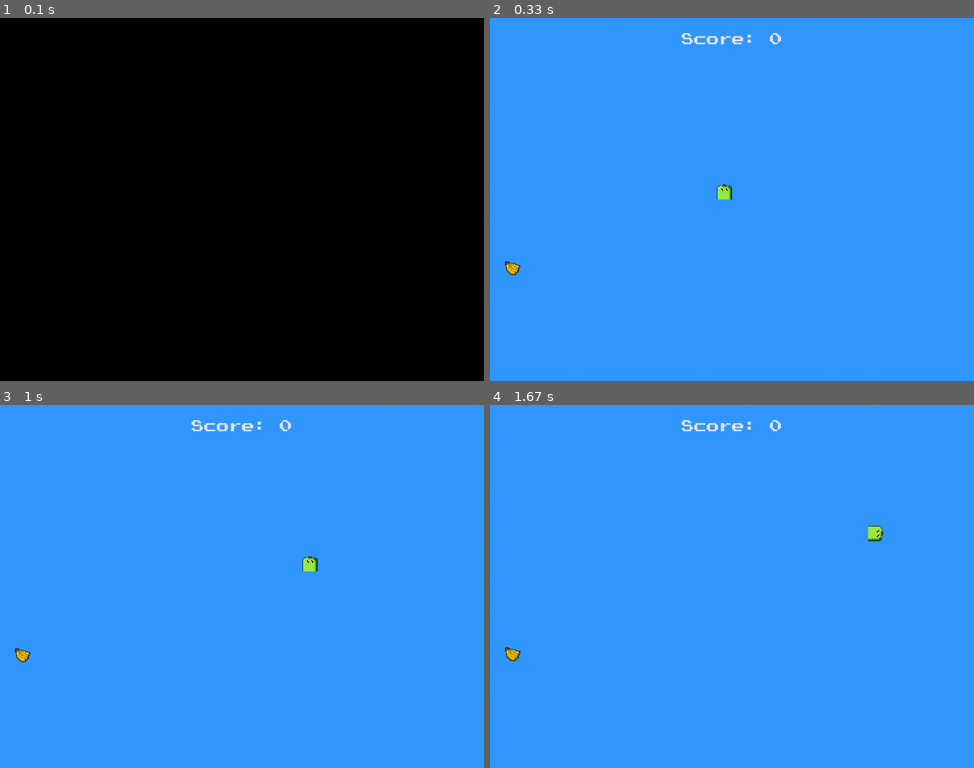
Above: before the commit, frames 1-4 (two rows, left to right).
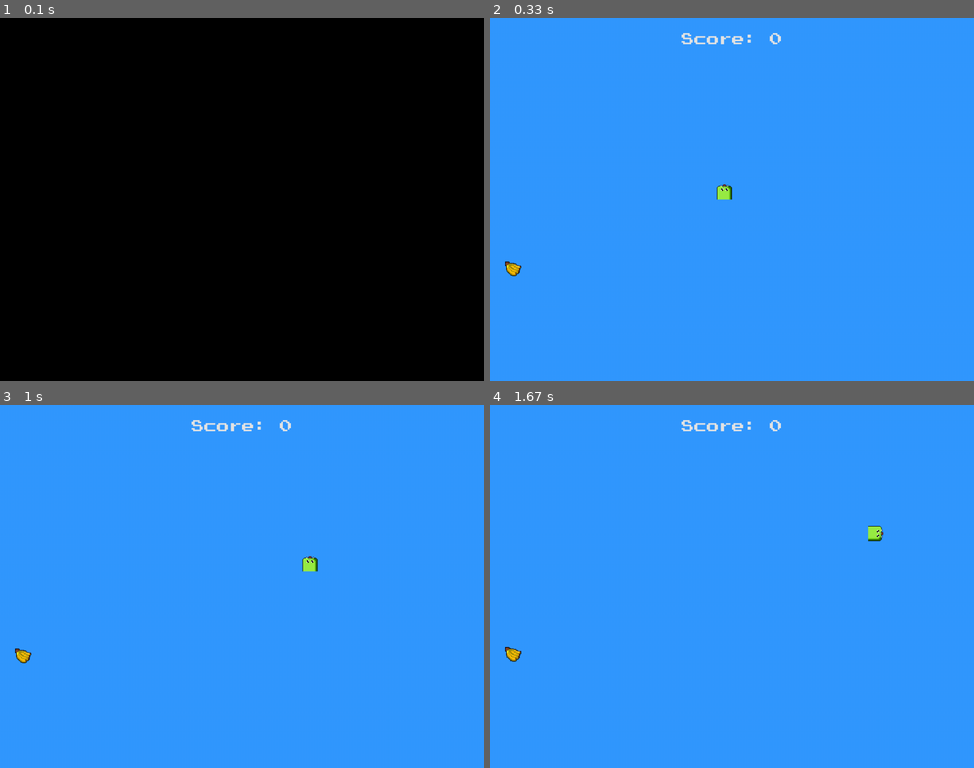
Above: after the commit, the same moments.

Repository: LUDUSLab/stem-games
Game: pygame game, started from natanael.lucena/snakepro/main.py
The game is run twice, just before and just after one commit, with the same random seed, the same clock (stepped at 60 frames per second) and the same inputs.
Inputs:
- Up to frame 1 (0.1 s): no input
- Up to frame 2 (0.33 s): no input
- Up to frame 3 (1 s): hold D 0.33-0.8 s; hold W from 0.83 s (still down)
- Up to frame 4 (1.67 s): release W at 1.13 s; hold D 1.17-1.63 s

Frame 1 is identical in both runs. In frame 2, less than 0.1% of the frame differs, in the area x 3-7%, y 67-72%; in frame 3, less than 0.1%; in frame 4, less than 0.1%.

Commit message:
change fruit sprite resolution from 30x30 to 32x32

Diff:
--- a/natanael.lucena/snake/main.py
+++ b/natanael.lucena/snakepro/main.py
@@ -166,7 +166,7 @@
         frame_aux += 1
         if frame_aux > 2:
             frame_aux = 0
-        fruit_eated = (snake.x == general_fruit_x and snake.y == general_fruit_y)
+        fruit_eaten = (snake.x == general_fruit_x and snake.y == general_fruit_y)
         # Listen to players key and rotate the snake image to the respective direction
         for event in pygame.event.get():
             if event.type == pygame.QUIT:
@@ -229,8 +229,8 @@
             else:
                 screen.blit(snake_imgs[random_ind1][1], (x[0], x[1]))
 
-        # Fruit eated
-        if fruit_eated:
+        # Fruit eaten
+        if fruit_eaten:
             random_ind1 = random_ind2
             snake_len += 1
             apple_sound.play()
Binary file removed: natanael.lucena/snake/assets/natanael.lucena_apple1.png
Binary file removed: natanael.lucena/snake/assets/natanael.lucena_apple2.png
Binary file removed: natanael.lucena/snake/assets/natanael.lucena_apple3.png
Binary file removed: natanael.lucena/snake/assets/natanael.lucena_avocado1.png
Binary file removed: natanael.lucena/snake/assets/natanael.lucena_avocado2.png
Binary file removed: natanael.lucena/snake/assets/natanael.lucena_avocado3.png
Binary file removed: natanael.lucena/snake/assets/natanael.lucena_banana1.png
Binary file removed: natanael.lucena/snake/assets/natanael.lucena_banana2.png
Binary file removed: natanael.lucena/snake/assets/natanael.lucena_banana3.png
Binary file removed: natanael.lucena/snake/assets/natanael.lucena_grape1.png
Binary file removed: natanael.lucena/snake/assets/natanael.lucena_grape2.png
Binary file removed: natanael.lucena/snake/assets/natanael.lucena_grape3.png
(and 28 more such lines)
